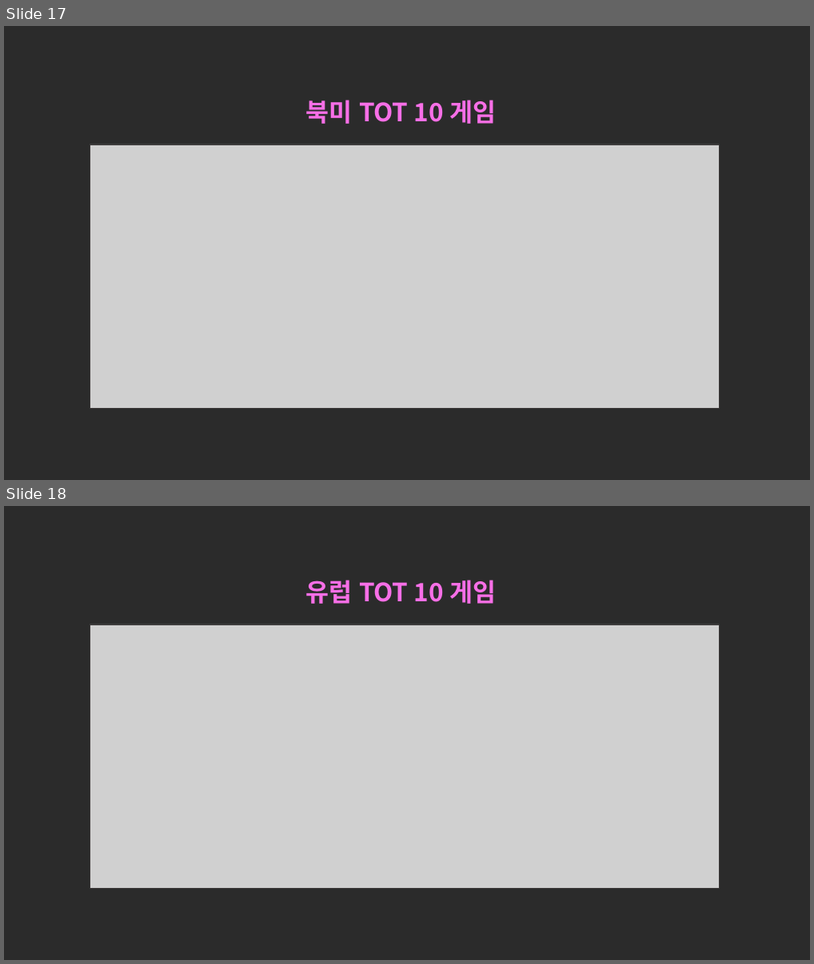
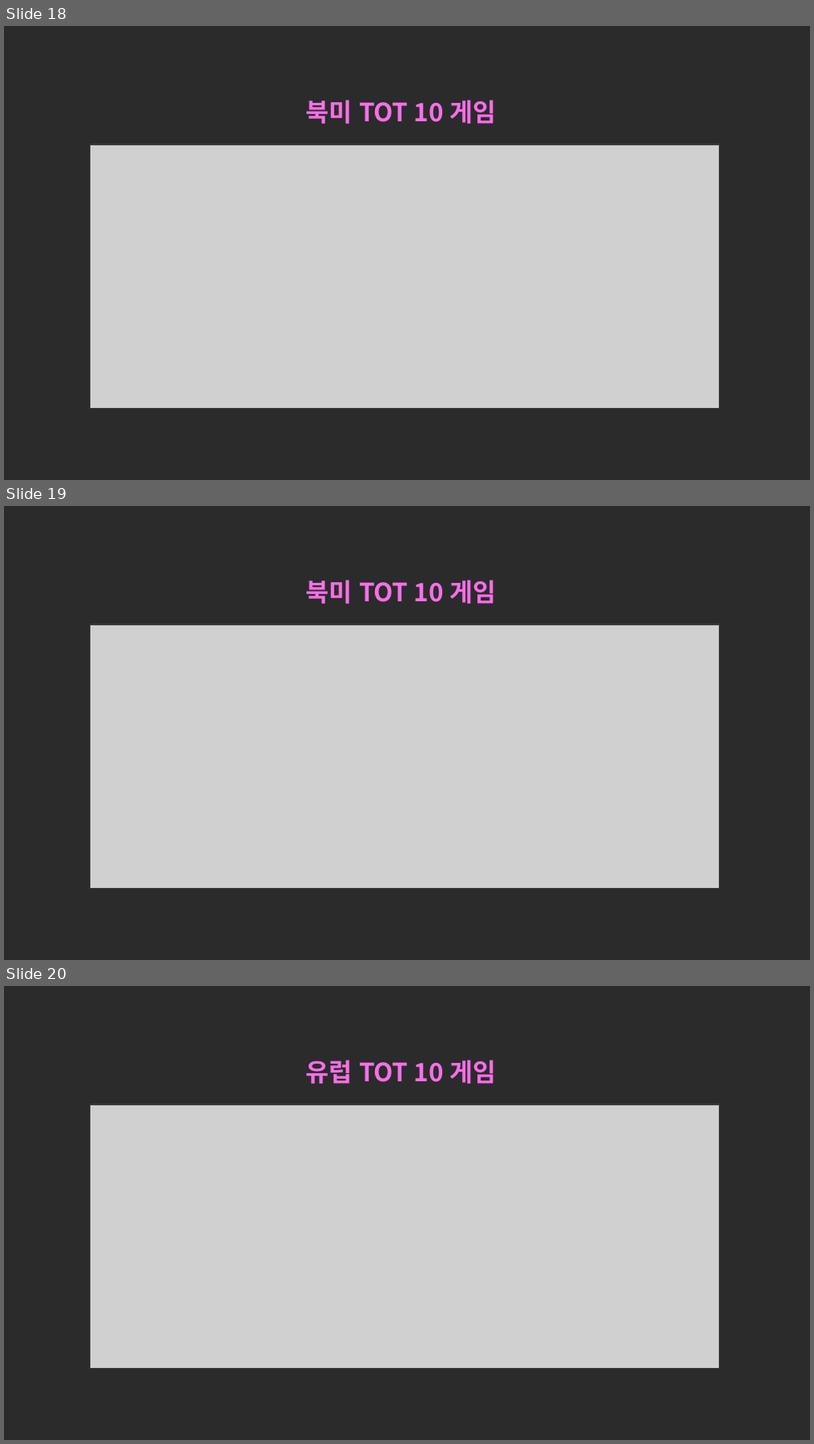
Before and after one commit to kmukhs/AIB17_Section1_Project, a slide deck: AIB17_Section1_Project_김현섭.pptx. Shown one above the other, each under a label of ours: slides 17 and 18 before the commit, slides 18, 19 and 20 after it. The pictures are 814x964 and 814x1444 pixels, drawn with LibreOffice and Linux fonts; fonts in the diff are those of the drawing; grey boxes stand for pictures; background and template pictures are left out; a plain dark background stands for a picture behind light text. Boxes give left, top, right and bottom in pixels: in the first picture for what was removed or moved away, otherwise in the second. Text is boxed around its words. In the diff, an @@ line names an element or a change of style, - is before the commit and + after.

```diff
--- a/AIB17_Section1_Project_김현섭.pptx
+++ b/AIB17_Section1_Project_김현섭.pptx
@@ slide 19 added at box(4, 506, 810, 960), background picture (left out) @@
@@ text added at box(306, 580, 496, 604), 30 pt, text #F76FE7, bold @@
+북미 TOT 10 게임
@@ picture added at box(90, 624, 720, 888) @@
@@ what was slide 17 is now slide 18 @@
@@ what was slide 18 is now slide 20 @@
```
Also in this commit, not shown: 3 other slides added.
